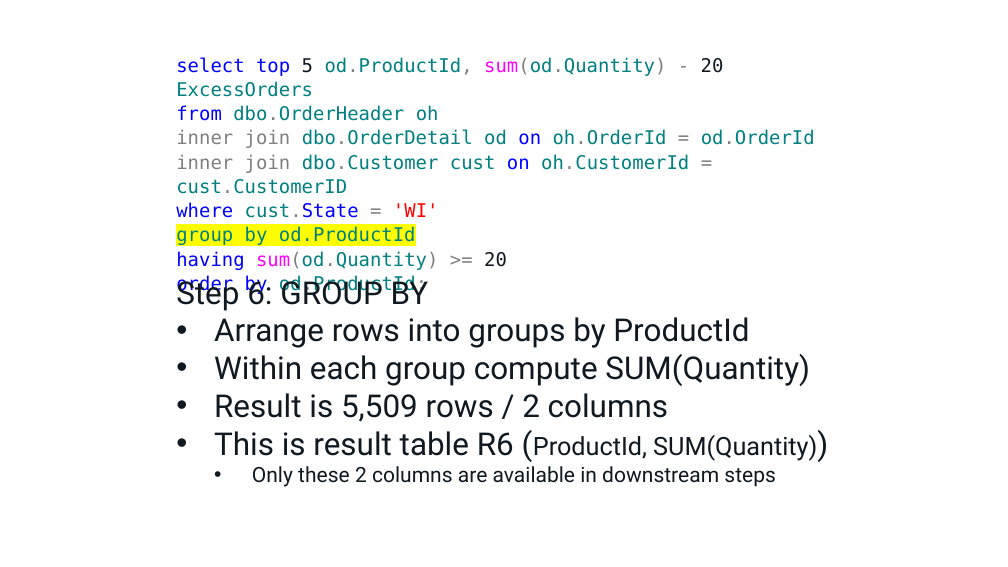
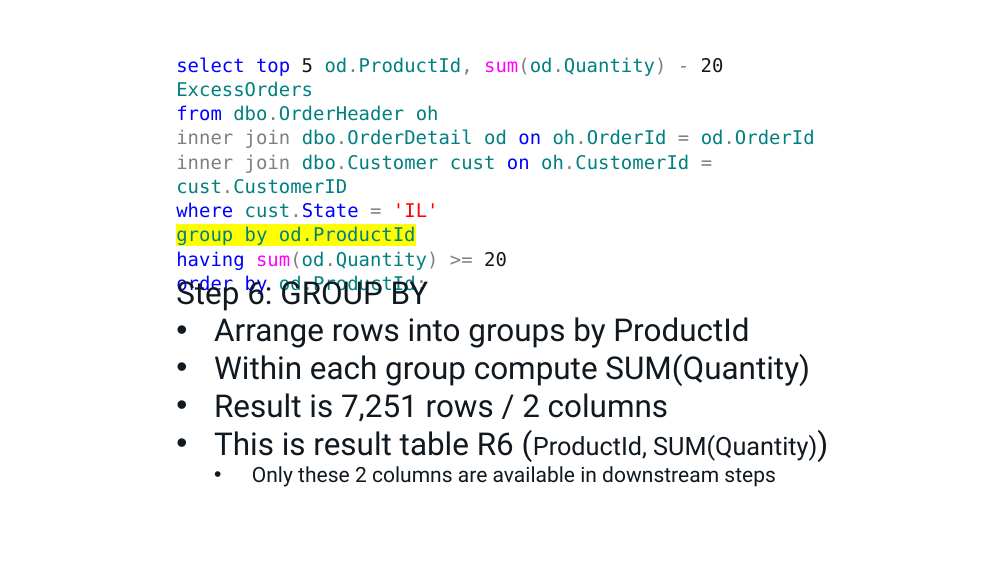
Before and after one commit to tf3604/OptimizerPresentation, a slide deck: slide 14 of Optimizer.pptx. Drawn at 1008x567 pixels with LibreOffice and Linux fonts; fonts in the diff are those of the drawing; background and template pictures are left out. Boxes give left, top, right and bottom in pixels: in the first picture for what was removed or moved away, otherwise in the second. Text is boxed around its words. In the diff, an @@ line names an element or a change of style, - is before the commit and + after.

```diff
--- a/Optimizer.pptx
+++ b/Optimizer.pptx
@@ text at (176,202,439,218): text changed @@
-where cust.State = 'WI'
+where cust.State = 'IL'
@@ text at (214,393,668,422): text changed @@
-• Result is 5,509 rows / 2 columns
+• Result is 7,251 rows / 2 columns
```
Also in this commit, not shown: 15 other slides changed, 1 other file.
